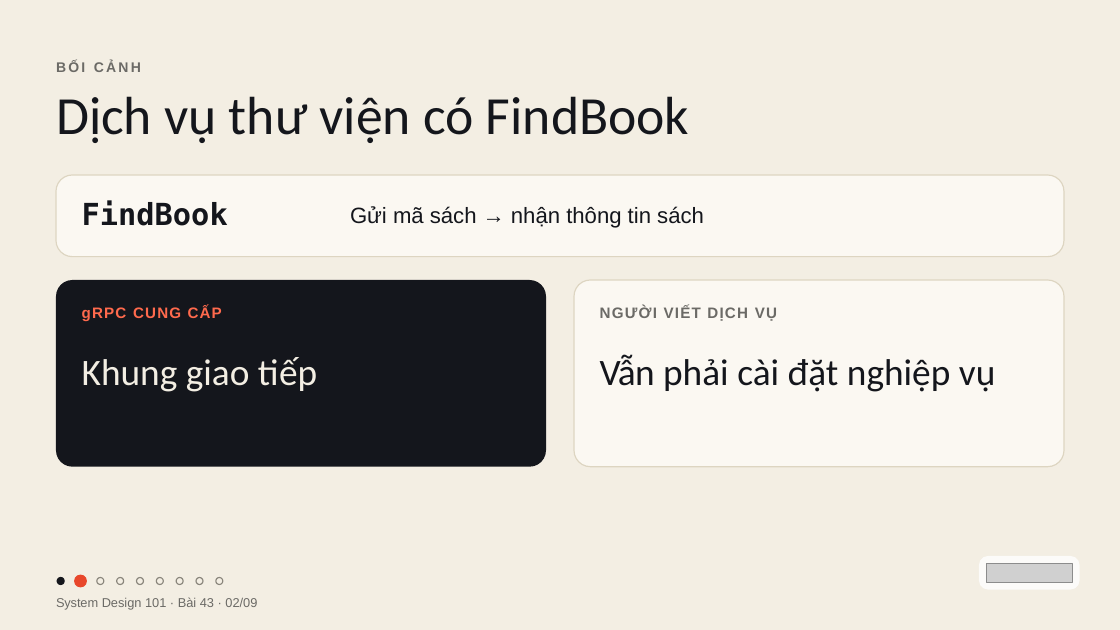
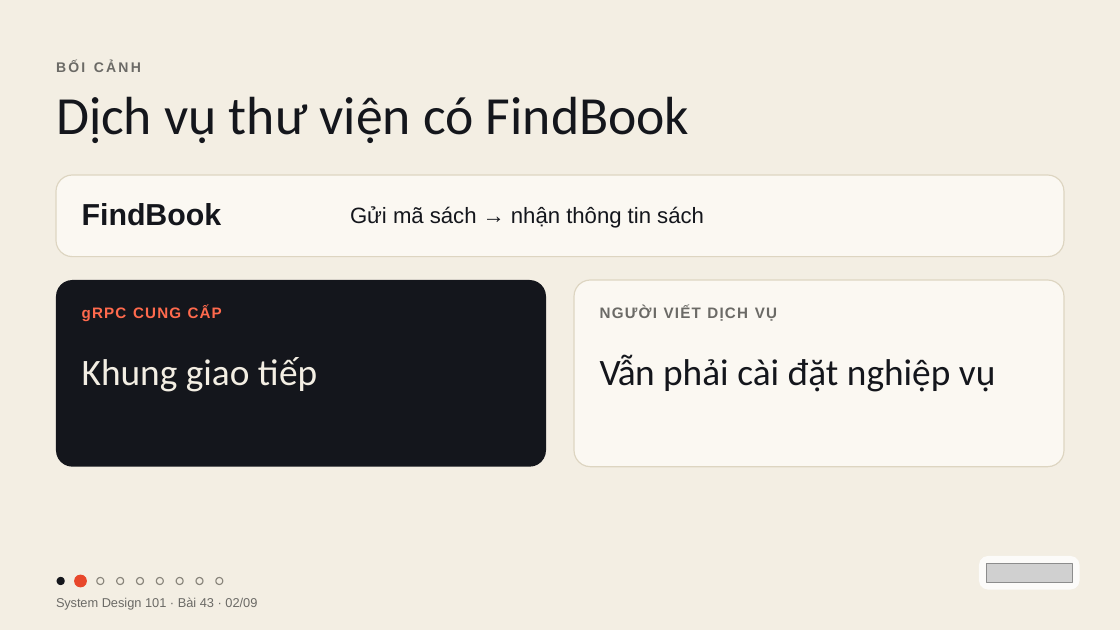
Before and after one commit to vohoailinh90/tool-marketing-studio, a slide deck: slide 2 of system-design-101/vi/lessons/sd-01-043/slides/sd-01-043.pptx. Drawn at 1120x630 pixels with LibreOffice and Linux fonts; fonts in the diff are those of the drawing; grey boxes stand for pictures. Boxes give left, top, right and bottom in pixels: in the first picture for what was removed or moved away, otherwise in the second. Text is boxed around its words. In the diff, an @@ line names an element or a change of style, - is before the commit and + after.

```diff
--- a/system-design-101/vi/lessons/sd-01-043/slides/sd-01-043.pptx
+++ b/system-design-101/vi/lessons/sd-01-043/slides/sd-01-043.pptx
@@ text "FindBook" at (x1=82, y1=203, x2=222, y2=226): font DejaVu Sans Mono to Arial, letter spacing 0 to -0.1 pt @@
```
Also in this commit, not shown: 2 other slides changed, 1 other file.
